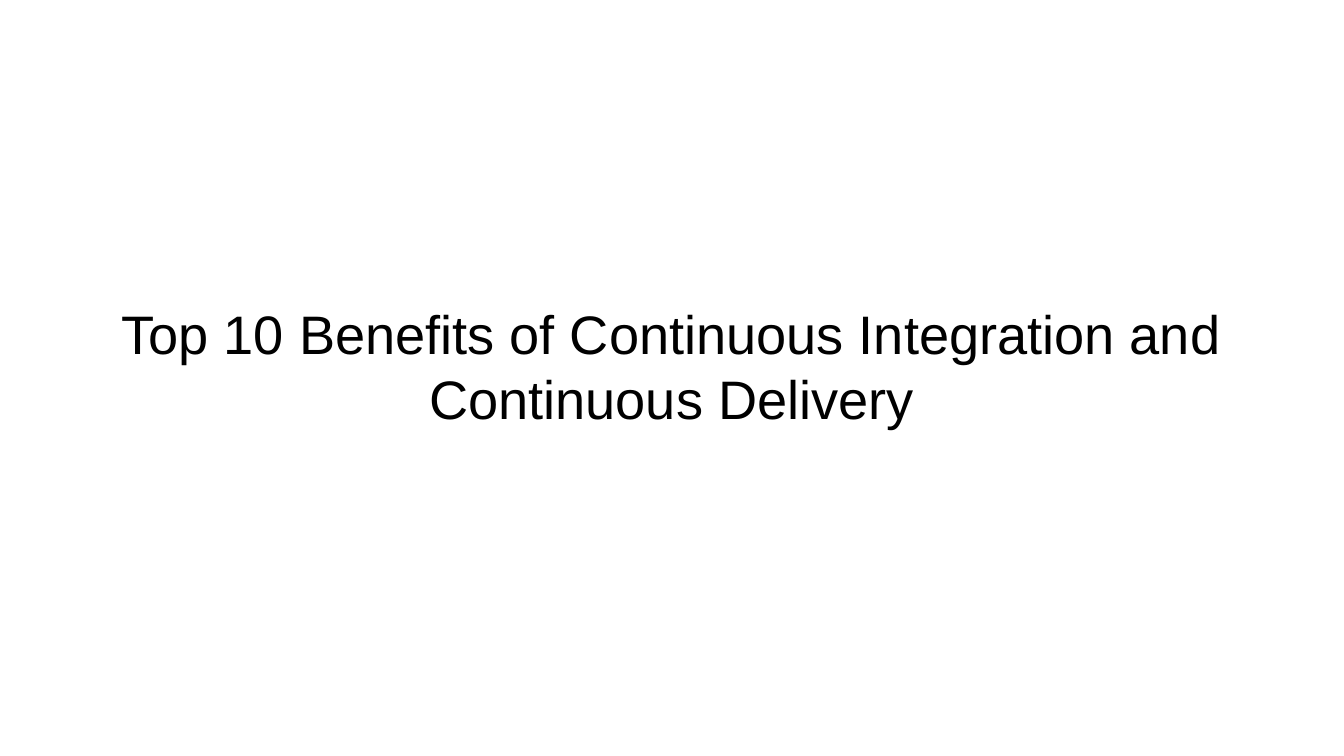
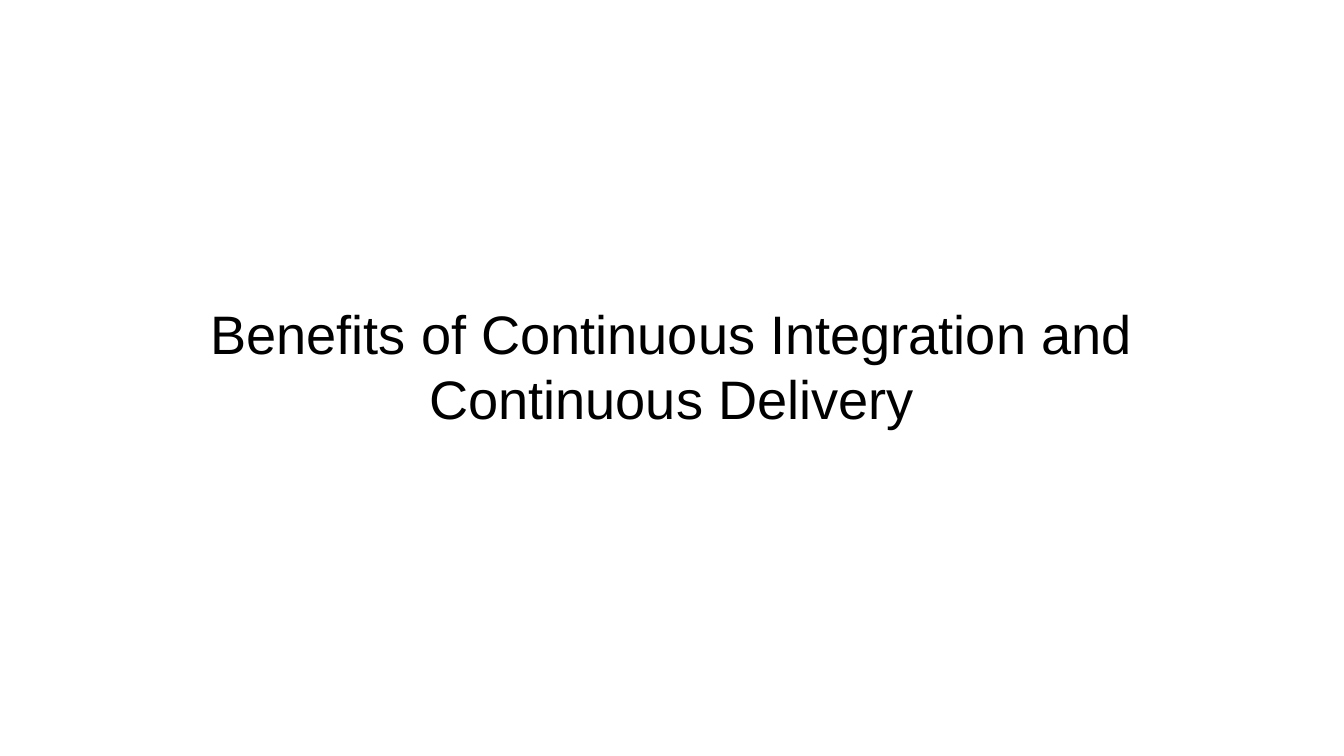
Before and after one commit to dr3mro/cdond-c3-projectstarter, a slide deck: slide 1 of presentation.odp. Drawn at 1344x756 pixels with LibreOffice and Linux fonts; fonts in the diff are those of the drawing. Boxes give left, top, right and bottom in pixels: in the first picture for what was removed or moved away, otherwise in the second. Text is boxed around its words. In the diff, an @@ line names an element or a change of style, - is before the commit and + after.

```diff
--- a/presentation.odp
+++ b/presentation.odp
@@ subtitle at (210, 314, 1131, 429): text changed @@
-Top 10 Benefits of Continuous Integration and Continuous Delivery
+Benefits of Continuous Integration and Continuous Delivery
```
Also in this commit, not shown: 3 other slides changed, 17 slides removed, 1 other file.
